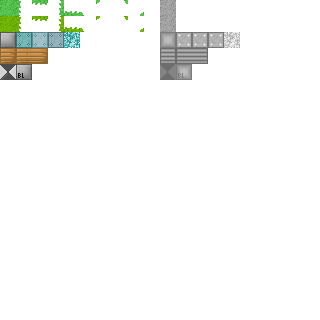
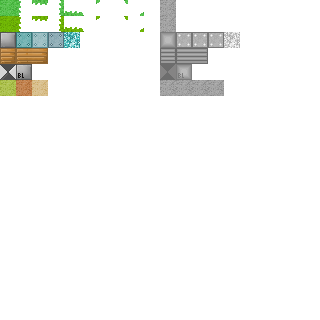
Revision of a layered 320px x 320px image; what changed, layer by layer:
added layer "Pasted Layer #15" in group "heights" over (x1=208, y1=80, x2=224, y2=96)
added layer "Pasted Layer #14" in group "heights" over (x1=192, y1=80, x2=208, y2=96)
added layer "Pasted Layer #13" in group "heights" over (x1=176, y1=80, x2=192, y2=96)
added layer "Pasted Layer #12" in group "heights" over (x1=160, y1=80, x2=176, y2=96)
added group "Layer Group #1" with 3 layers above "Layer Group" over (x1=0, y1=80, x2=48, y2=96)
added layer "grass.png copy #2" in group "Layer Group #1" over (x1=16, y1=80, x2=32, y2=96)
added layer "grass.png copy #3" in group "Layer Group #1" over (x1=32, y1=80, x2=48, y2=96)
added layer "grass.png copy #1" in group "Layer Group #1" over (x1=0, y1=80, x2=16, y2=96)
